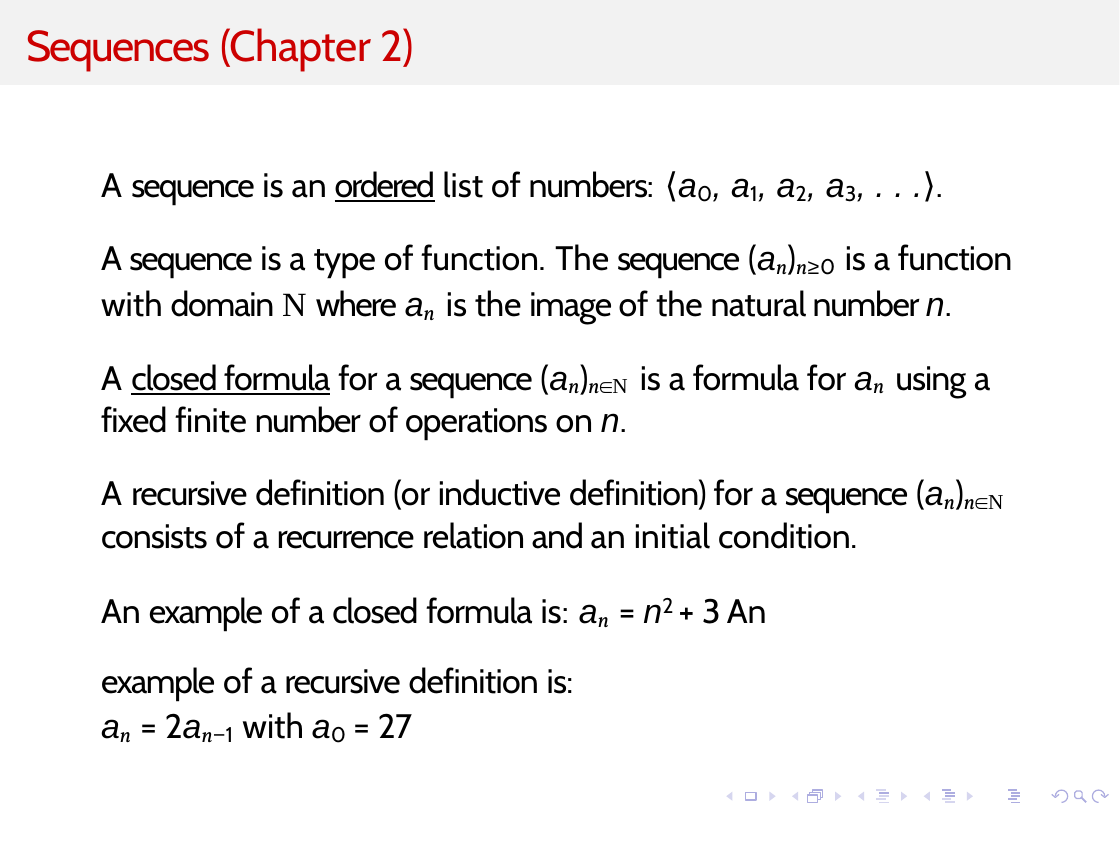
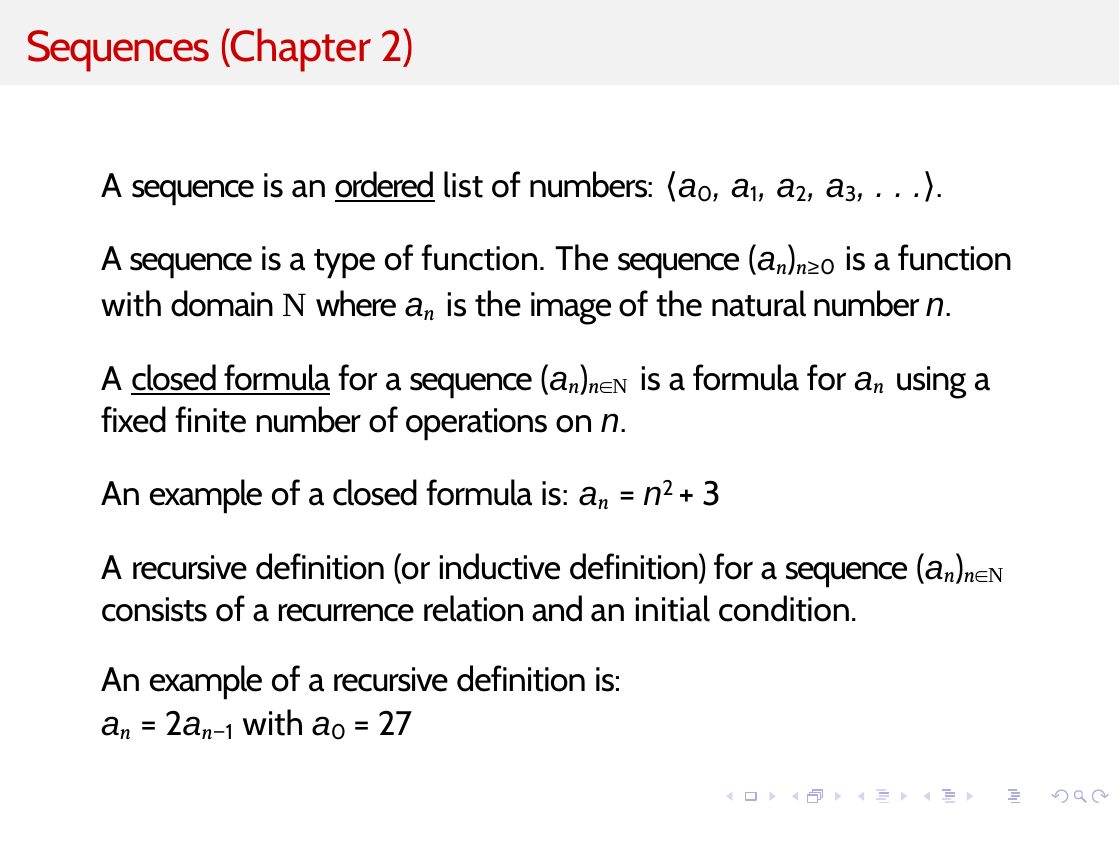
Before and after one commit to kevinsuo/kevinsuo.github.io, a slide deck: slide 2 of teaching/2026Summer/5070/Slides/4.pptx. Drawn at 1120x841 pixels with LibreOffice and Linux fonts; fonts in the diff are those of the drawing; background and template pictures are left out. Boxes give left, top, right and bottom in pixels: in the first picture for what was removed or moved away, otherwise in the second. Text is boxed around its words. In the diff, an @@ line names an element or a change of style, - is before the commit and + after.

```diff
--- a/teaching/2026Summer/5070/Slides/4.pptx
+++ b/teaching/2026Summer/5070/Slides/4.pptx
@@ text at <box>101,479,721,513</box>: paragraph added @@
+An example of a closed formula is: an = n2 + 3
@@ text at <box>101,665,621,698</box>: text changed @@
-An example of a closed formula is: an = n2 + 3 An example of a recursive definition is:
+An example of a recursive definition is:
```
Also in this commit, not shown: 5 other slides changed, 3 slides added, 2 other files.
